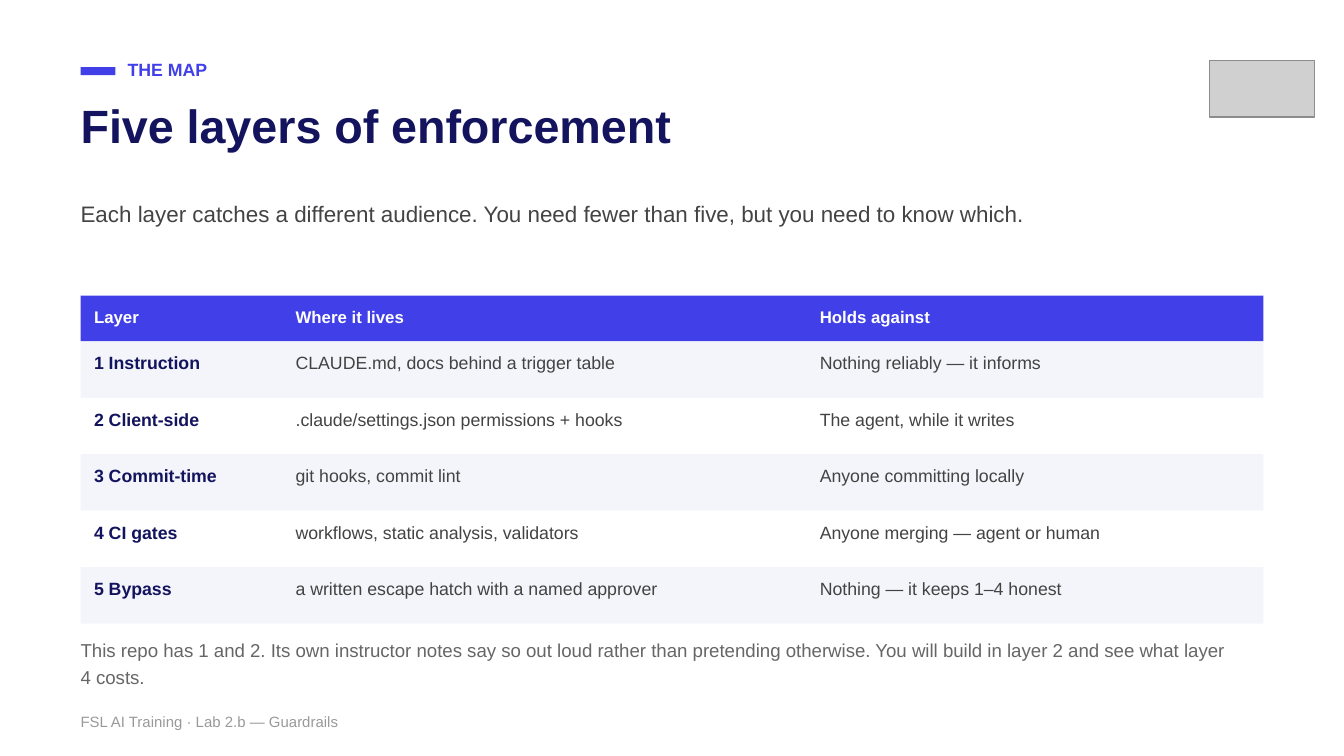
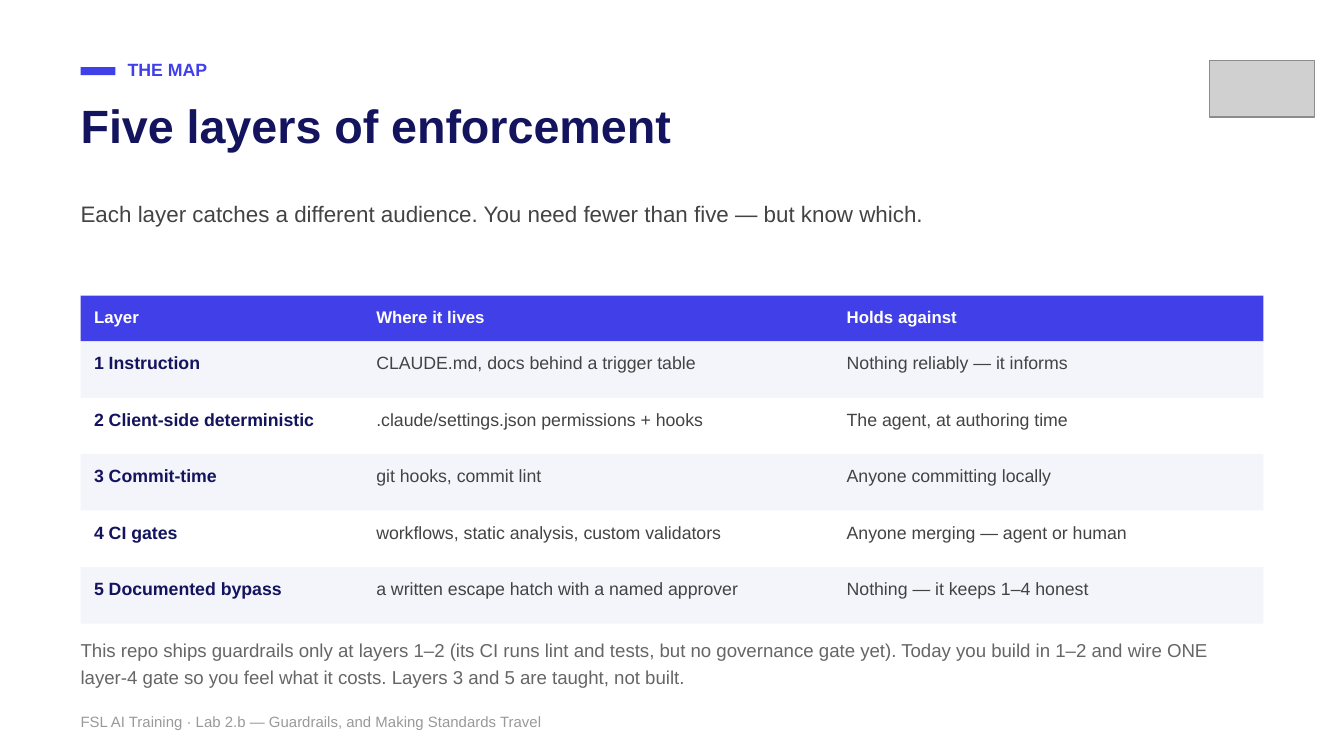
Before and after one commit to mike-tajmajer-fullstacklabs/fsl-taskboard-lab, a slide deck: slide 5 of docs/instructor/lab-2b-guardrails.pptx. Drawn at 1344x756 pixels with LibreOffice and Linux fonts; fonts in the diff are those of the drawing; grey boxes stand for pictures. Boxes give left, top, right and bottom in pixels: in the first picture for what was removed or moved away, otherwise in the second. Text is boxed around its words. In the diff, an @@ line names an element or a change of style, - is before the commit and + after.

```diff
--- a/docs/instructor/lab-2b-guardrails.pptx
+++ b/docs/instructor/lab-2b-guardrails.pptx
@@ text at (81, 205, 922, 227): text changed @@
-Each layer catches a different audience. You need fewer than five, but you need to know which.
+Each layer catches a different audience. You need fewer than five — but know which.
@@ text "Where it lives": place and size @@
-text "Where it lives" at (296, 311, 404, 323)
+text "Where it lives" at (376, 311, 484, 323)
@@ text "Holds against": place and size @@
-text "Holds against" at (820, 311, 930, 327)
+text "Holds against" at (847, 311, 957, 327)
@@ text "CLAUDE.md, docs behind a trigger ...": place and size @@
-text "CLAUDE.md, docs behind a trigger ..." at (296, 356, 615, 373)
+text "CLAUDE.md, docs behind a trigger ..." at (376, 356, 695, 373)
@@ text "Nothing reliably — it informs": place and size @@
-text "Nothing reliably — it informs" at (820, 356, 1041, 373)
+text "Nothing reliably — it informs" at (847, 356, 1068, 373)
@@ text at (94, 413, 314, 426): text changed @@
-2 Client-side
+2 Client-side deterministic
@@ text ".claude/settings.json permissions + hooks": place and size @@
-text ".claude/settings.json permissions + hooks" at (296, 413, 622, 430)
+text ".claude/settings.json permissions + hooks" at (376, 413, 703, 430)
@@ text at (847, 413, 1067, 430): text changed @@
-The agent, while it writes
+The agent, at authoring time
@@ text "git hooks, commit lint": place and size @@
-text "git hooks, commit lint" at (296, 469, 461, 486)
+text "git hooks, commit lint" at (376, 469, 542, 486)
@@ text "Anyone committing locally": place and size @@
-text "Anyone committing locally" at (820, 469, 1024, 486)
+text "Anyone committing locally" at (847, 469, 1051, 486)
@@ text at (376, 526, 721, 543): text changed @@
-workflows, static analysis, validators
+workflows, static analysis, custom validators
@@ text "Anyone merging — agent or ...": place and size @@
-text "Anyone merging — agent or ..." at (820, 526, 1100, 543)
+text "Anyone merging — agent or ..." at (847, 526, 1127, 543)
@@ text at (94, 582, 282, 599): text changed @@
-5 Bypass
+5 Documented bypass
@@ text "a written escape hatch with ...": place and size @@
-text "a written escape hatch with ..." at (296, 582, 658, 599)
+text "a written escape hatch with ..." at (376, 582, 738, 599)
@@ text "Nothing — it keeps 1–4 ...": place and size @@
-text "Nothing — it keeps 1–4 ..." at (820, 582, 1061, 599)
+text "Nothing — it keeps 1–4 ..." at (847, 582, 1088, 599)
@@ text at (81, 643, 1207, 688): text changed @@
-This repo has 1 and 2. Its own instructor notes say so out loud rather than pretending otherwise. You will build in layer 2 and see what layer 4 costs.
+This repo ships guardrails only at layers 1–2 (its CI runs lint and tests, but no governance gate yet). Today you build in 1–2 and wire ONE layer-4 gate so you feel what it costs. Layers 3 and 5 are taught, not built.
@@ text at (81, 716, 541, 730): text changed @@
-FSL AI Training · Lab 2.b — Guardrails
+FSL AI Training · Lab 2.b — Guardrails, and Making Standards Travel
```
Also in this commit, not shown: 21 other slides changed, 3 slides added, 1 slide removed, 10 other files.
